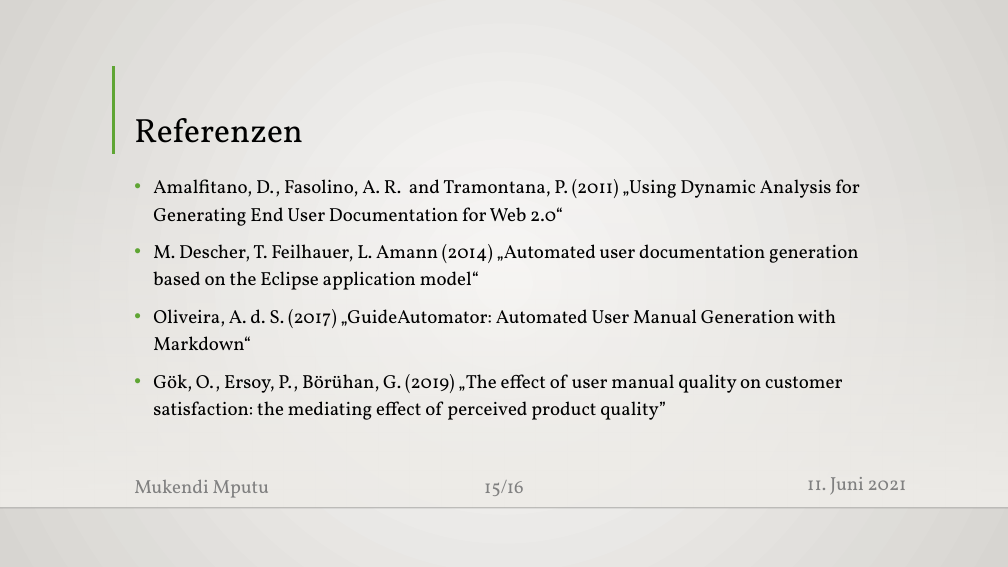
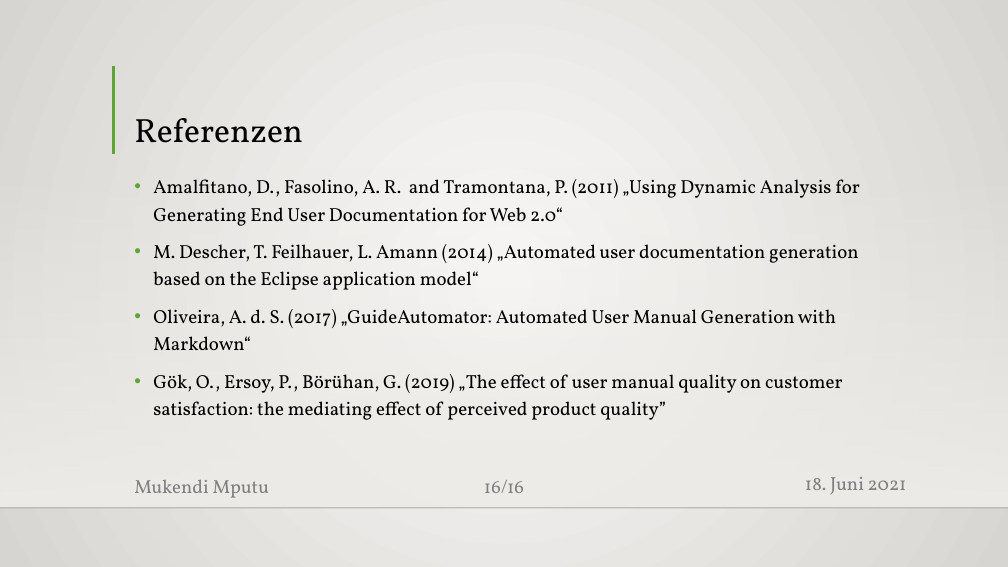
Before and after one commit to MukendiMputu/BachelorThesis, a slide deck: slide 16 of Proposalvortrag.pptx (slide 15 before the commit). Drawn at 1008x567 pixels with LibreOffice and Linux fonts; fonts in the diff are those of the drawing; background and template pictures are left out. Boxes give left, top, right and bottom in pixels: in the first picture for what was removed or moved away, otherwise in the second. Text is boxed around its words. In the diff, an @@ line names an element or a change of style, - is before the commit and + after.

```diff
--- a/Proposalvortrag.pptx
+++ b/Proposalvortrag.pptx
@@ text at [805,477,907,495]: text changed @@
-11. Juni 2021
+18. Juni 2021
@@ page number at [484,480,524,493]: text changed @@
-15/16
+16/16
```
Also in this commit, not shown: 13 other slides changed, 3 slides added, 2 slides removed, 1 other file.
